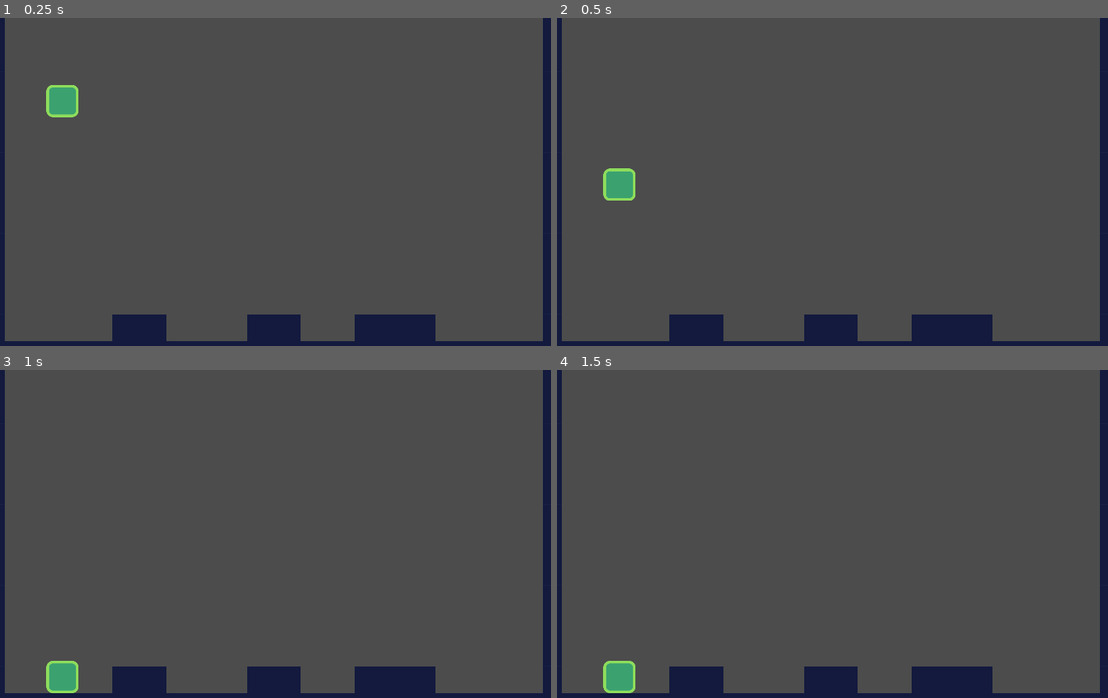
Above: before the commit, frames 1-4 (two rows, left to right).
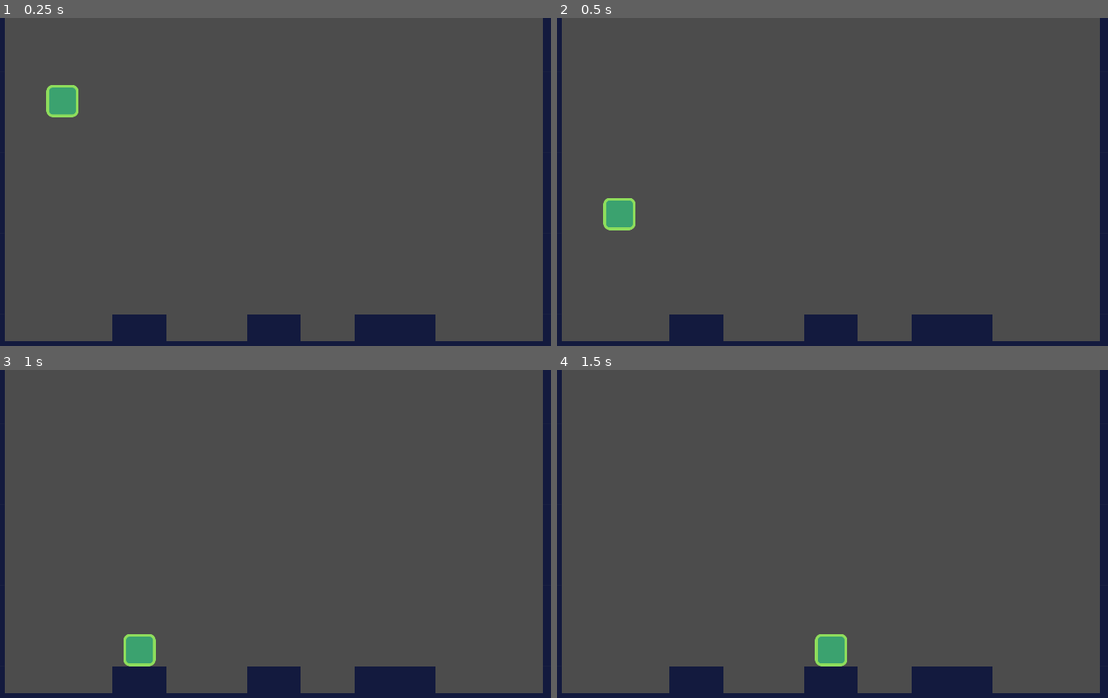
Above: after the commit, the same moments.

Repository: Yogeshp0012/godot-2d-platformer
Game: Godot game, scene res://src/Levels/LevelTemplate.tscn
The game is run twice, just before and just after one commit, with the same random seed, the same clock (stepped at 60 frames per second) and the same inputs. The project has no main scene, so this scene is started directly.
Inputs:
- Up to frame 1 (0.25 s): no input
- Up to frame 2 (0.5 s): no input
- Up to frame 3 (1 s): hold Right (move_right, bound only after the commit) from 0.53 s (still down); tap W (jump, bound only after the commit) at 0.6, 0.77 s
- Up to frame 4 (1.5 s): keep holding Right (move_right, bound only after the commit); tap W (jump, bound only after the commit) at 1.07, 1.35 s

Frame 1 is identical in both runs. In frame 2, 1.0% of the frame differs, in the area x 8-15%, y 45-65%; in frame 3, 1.1%; in frame 4, 1.1%, in the area x 8-53%, y 80-99%.

Commit message:
Add movement for player

Diff:
--- a/project.godot
+++ b/project.godot
@@ -33,6 +33,27 @@
 window/stretch/mode="2d"
 window/stretch/aspect="expand"
 
+[input]
+
+move_left={
+"deadzone": 0.5,
+"events": [ Object(InputEventKey,"resource_local_to_scene":false,"resource_name":"","device":0,"alt":false,"shift":false,"control":false,"meta":false,"command":false,"pressed":false,"scancode":65,"physical_scancode":0,"unicode":0,"echo":false,"script":null)
+, Object(InputEventKey,"resource_local_to_scene":false,"resource_name":"","device":0,"alt":false,"shift":false,"control":false,"meta":false,"command":false,"pressed":false,"scancode":16777231,"physical_scancode":0,"unicode":0,"echo":false,"script":null)
+ ]
+}
+move_right={
+"deadzone": 0.5,
+"events": [ Object(InputEventKey,"resource_local_to_scene":false,"resource_name":"","device":0,"alt":false,"shift":false,"control":false,"meta":false,"command":false,"pressed":false,"scancode":16777233,"physical_scancode":0,"unicode":0,"echo":false,"script":null)
+, Object(InputEventKey,"resource_local_to_scene":false,"resource_name":"","device":0,"alt":false,"shift":false,"control":false,"meta":false,"command":false,"pressed":false,"scancode":68,"physical_scancode":0,"unicode":0,"echo":false,"script":null)
+ ]
+}
+jump={
+"deadzone": 0.5,
+"events": [ Object(InputEventKey,"resource_local_to_scene":false,"resource_name":"","device":0,"alt":false,"shift":false,"control":false,"meta":false,"command":false,"pressed":false,"scancode":87,"physical_scancode":0,"unicode":0,"echo":false,"script":null)
+, Object(InputEventKey,"resource_local_to_scene":false,"resource_name":"","device":0,"alt":false,"shift":false,"control":false,"meta":false,"command":false,"pressed":false,"scancode":16777232,"physical_scancode":0,"unicode":0,"echo":false,"script":null)
+ ]
+}
+
 [layer_names]
 
 2d_physics/layer_1="player"
--- a/src/Actors/Actor.gd
+++ b/src/Actors/Actor.gd
@@ -1,14 +1,10 @@
 extends KinematicBody2D
 class_name Actor
+
+const FLOOR_NORMAL = Vector2.UP;
 
 export var speed:= Vector2(300.0 , 1000.0);
 
 export var gravity: = 3500.0;
 
-var velocity: = Vector2.ZERO;
-
-# To give movement to the player
-func _physics_process(delta: float) -> void:
-	velocity.y += gravity * delta;
-	velocity.y =  min(speed.y, velocity.y);
-	velocity = move_and_slide(velocity);
+var _velocity: = Vector2.ZERO;
--- a/src/Actors/Player.gd
+++ b/src/Actors/Player.gd
@@ -1 +1,30 @@
 extends Actor
+
+func _physics_process(delta: float) -> void:
+	var is_jump_interrupted: = Input.is_action_just_released("jump") and _velocity.y < 0.0;
+	var direction: = _get_direction();
+	_velocity = calculate_move_velocity(_velocity, speed, direction, is_jump_interrupted);
+	_velocity = move_and_slide(_velocity, FLOOR_NORMAL);
+
+func _get_direction() -> Vector2:
+	return Vector2(
+		Input.get_action_strength("move_right")
+		- Input.get_action_strength("move_left"),
+		-1.0 if Input.is_action_just_pressed("jump")
+		and is_on_floor() else 0.0
+		);
+
+func calculate_move_velocity(
+		linear_velocity: Vector2,
+		speed: Vector2,
+		direction: Vector2,
+		is_jump_interrupted: bool
+	) -> Vector2:
+	var out: = linear_velocity;
+	out.x = speed.x * direction.x;
+	out.y += gravity * get_physics_process_delta_time();
+	if(direction.y == -1.0):
+		out.y = speed.y * direction.y;
+	if(is_jump_interrupted):
+		out.y = 0.0;
+	return out;
--- a/src/Actors/Player.tscn
+++ b/src/Actors/Player.tscn
@@ -9,6 +9,7 @@
 [node name="Player" type="KinematicBody2D"]
 collision_mask = 8
 script = ExtResource( 2 )
+speed = Vector2( 800, 1400 )
 
 [node name="Player" type="Sprite" parent="."]
 position = Vector2( 0, -48 )
